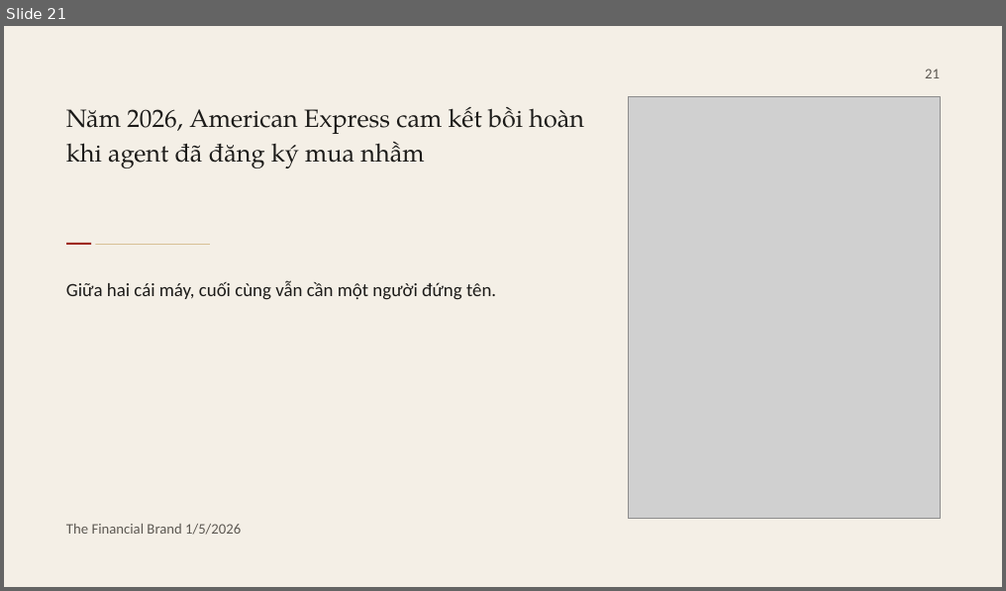
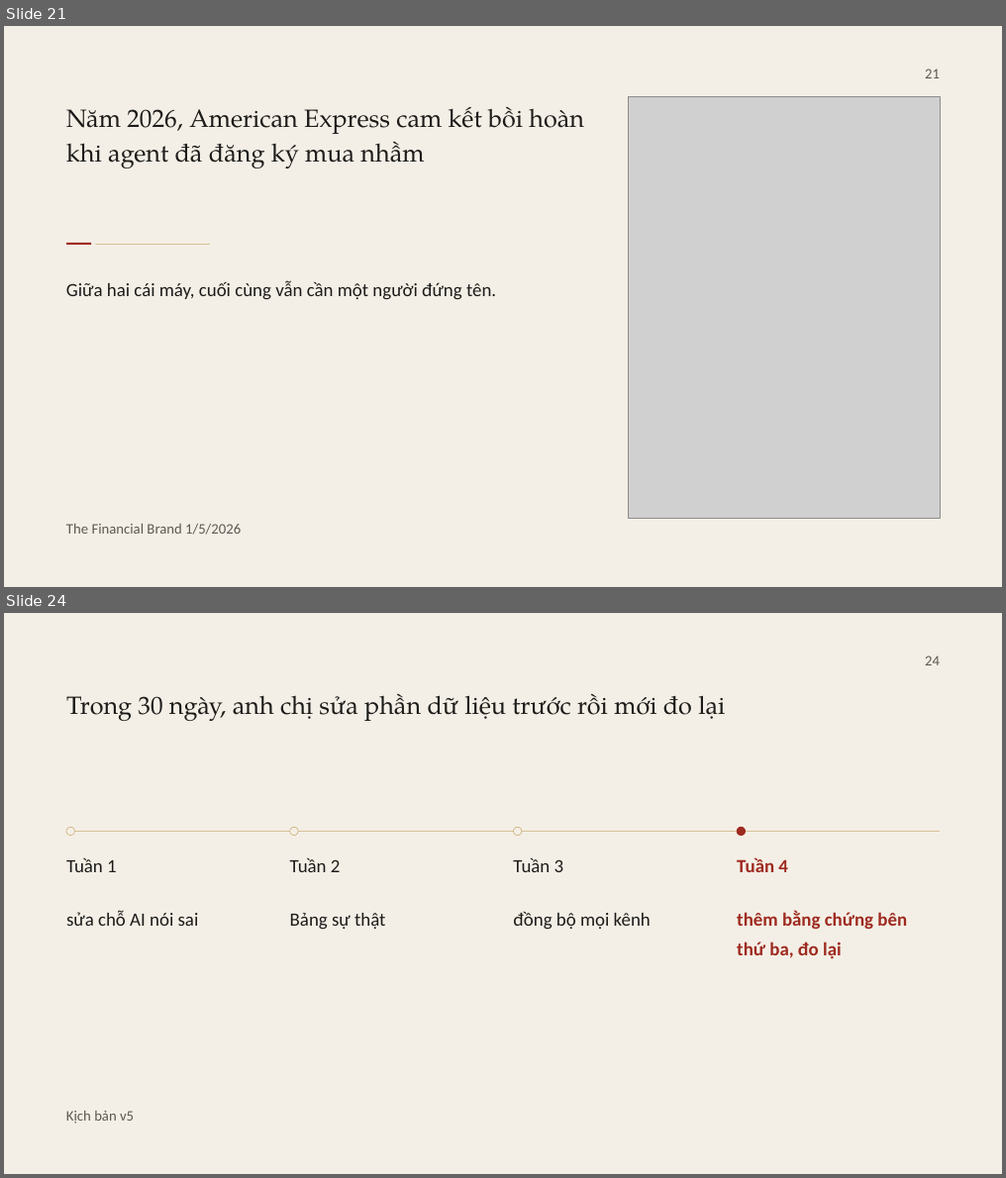
Before and after one commit to fyzdfyzd/linhx-engine, a slide deck: viec/lab130-slide-nhieu-vong/thiet-ke/v8/CSMO26_T21_v8.pptx. Shown one above the other, each under a label of ours: slide 21 before the commit, slides 21 and 24 after it; the slides between them are not shown. The pictures are 1006x591 and 1006x1178 pixels, drawn with LibreOffice and Linux fonts; fonts in the diff are those of the drawing; grey boxes stand for pictures. Boxes give left, top, right and bottom in pixels: in the first picture for what was removed or moved away, otherwise in the second. Text is boxed around its words. In the diff, an @@ line names an element or a change of style, - is before the commit and + after.

Commit message:
LAB130 v8: dựng đợt 5 (slide 22-24)

```diff
--- a/viec/lab130-slide-nhieu-vong/thiet-ke/v8/CSMO26_T21_v8.pptx
+++ b/viec/lab130-slide-nhieu-vong/thiet-ke/v8/CSMO26_T21_v8.pptx
@@ slide 24 added at (x1=4, y1=613, x2=1002, y2=1174), background #F4EFE6 @@
@@ text added at (x1=925, y1=656, x2=940, y2=665), 14 pt, text #5C5852 @@
+24
@@ text added at (x1=66, y1=694, x2=725, y2=721), 24 pt, text #1C1B19 @@
+Trong 30 ngày, anh chị sửa phần dữ liệu trước rồi mới đo lại
@@ rectangle added at (x1=66, y1=832, x2=940, y2=833), fill #C9A86A @@
@@ ellipse added at (x1=66, y1=827, x2=74, y2=836), fill #F4EFE6, outline #C9A86A 0.5 pt @@
@@ ellipse added at (x1=290, y1=827, x2=298, y2=836), fill #F4EFE6, outline #C9A86A 0.5 pt @@
@@ ellipse added at (x1=514, y1=827, x2=522, y2=836), fill #F4EFE6, outline #C9A86A 0.5 pt @@
@@ ellipse added at (x1=737, y1=827, x2=746, y2=836), fill #9E2A1F, outline #9E2A1F 0.75 pt @@
@@ text added at (x1=66, y1=859, x2=199, y2=926), 18 pt, text #1C1B19 @@
+Tuần 1
+sửa chỗ AI nói sai
@@ text added at (x1=290, y1=859, x2=385, y2=930), 18 pt, text #1C1B19 @@
+Tuần 2
+Bảng sự thật
@@ text added at (x1=513, y1=859, x2=650, y2=930), 18 pt, text #1C1B19 @@
+Tuần 3
+đồng bộ mọi kênh
@@ text added at (x1=737, y1=858, x2=907, y2=959), 18 pt, text #9E2A1F, bold @@
+Tuần 4
+thêm bằng chứng bên thứ ba, đo lại
@@ text added at (x1=66, y1=1111, x2=134, y2=1124), 14 pt, text #5C5852 @@
+Kịch bản v5
```
Also in this commit, not shown: 2 other slides added, 12 other files.
